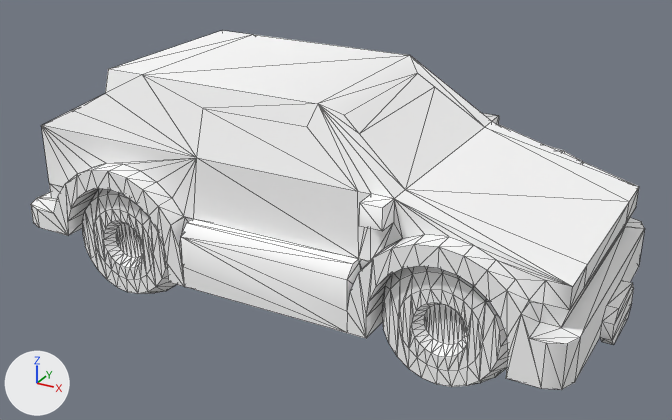
What one commit did to the glTF model client/public/cars/hatch_kenney.glb.
One viewpoint serves both versions: a 50 mm lens placed at (2.97, -5.31, 3.28), pointed at (0.08, -0.04, 0.64). The lights are fixed; the arrows at lower left show +X, +Y and +Z. The first picture is the older version. Mesh edges are drawn as thin lines. Where no turn or scale is listed for an object, it has been applied to the vertices. Vertices at exactly the same position are counted once.

The older version as bpy lines, for what is in view:
```python
mat_colormap = principled_material('colormap')
mat_colormap.base_color = (1.0, 1.0, 1.0)  # white #ffffff
mat_colormap.roughness = 1.0
me_body = bpy.data.meshes.new('body')
me_body.from_pydata(...)  # 378 vertices, 760 faces; spans x -2.1..2.1, y -0.96..0.96, z -0.7..0.7
me_body.materials.append(mat_colormap)  # white #ffffff
me_wheel_front_right = bpy.data.meshes.new('wheel-front-right')
me_wheel_front_right.from_pydata(...)  # 168 vertices, 332 faces; spans x -0.442..0.442, y -0.258..0.258, z -0.442..0.442
me_wheel_front_right.materials.append(mat_colormap)  # white #ffffff
me_wheel_front_right_001 = bpy.data.meshes.new('wheel-front-right.001')
me_wheel_front_right_001.from_pydata(...)  # 168 vertices, 332 faces; spans x -0.442..0.442, y -0.258..0.258, z -0.442..0.442
me_wheel_front_right_001.materials.append(mat_colormap)  # white #ffffff
ob_body = bpy.data.objects.new('body', me_body)
ob_body.location = (0.0, 0.0, 0.921)
ob_wheel_back_right = bpy.data.objects.new('wheel-back-right', me_wheel_front_right_001)
ob_wheel_back_right.location = (-1.157, -0.626, 0.442)
ob_wheel_front_right = bpy.data.objects.new('wheel-front-right', me_wheel_front_right)
ob_wheel_front_right.location = (1.231, -0.626, 0.442)
```
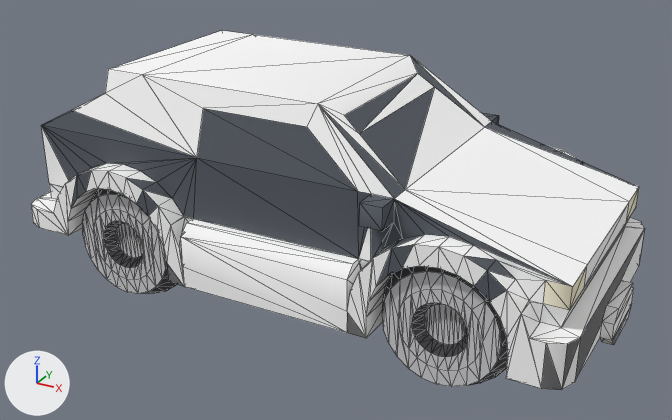
What changed in the scene script:
```text
Change mat_colormap:
    where n0 = _N.new('ShaderNodeBsdfPrincipled'); n0.name = 'Principled BSDF'
    remove n0.inputs[0].default_value = (1.0, 1.0, 1.0, 1.0)  # 'Base Color', white #ffffff
    add n2 = _N.new('ShaderNodeVertexColor'); n2.name = 'Color Attribute'
    add _L.new(n2.outputs[0], n0.inputs[0])  # 'Color' to 'Base Color'
Change me_wheel_front_right:
    where me_wheel_front_right.from_pydata(...)  # 168 vertices, 332 faces; spans x -0.442..0.442, y -0.258..0.258, z -0.442..0.442
    used by ob_wheel_front_right; location = (1.231, -0.626, 0.442)
    me_wheel_front_right part 1: vertex colours changed
Change me_body:
    where me_body.from_pydata(...)  # 378 vertices, 760 faces; spans x -2.1..2.1, y -0.96..0.96, z -0.7..0.7
    used by ob_body; location = (0.0, 0.0, 0.921)
    me_body part 2: vertex colours changed
```

Changed parts and their boxes [x1, y1, x2, y2] in the pictures (672 x 420 px):
'body', recoloured (darker): [41, 55, 644, 390] in both
'wheel-front-right', recoloured (darker): [382, 266, 508, 387] in both
'wheel-back-right', recoloured (darker): [82, 189, 177, 294] in both
